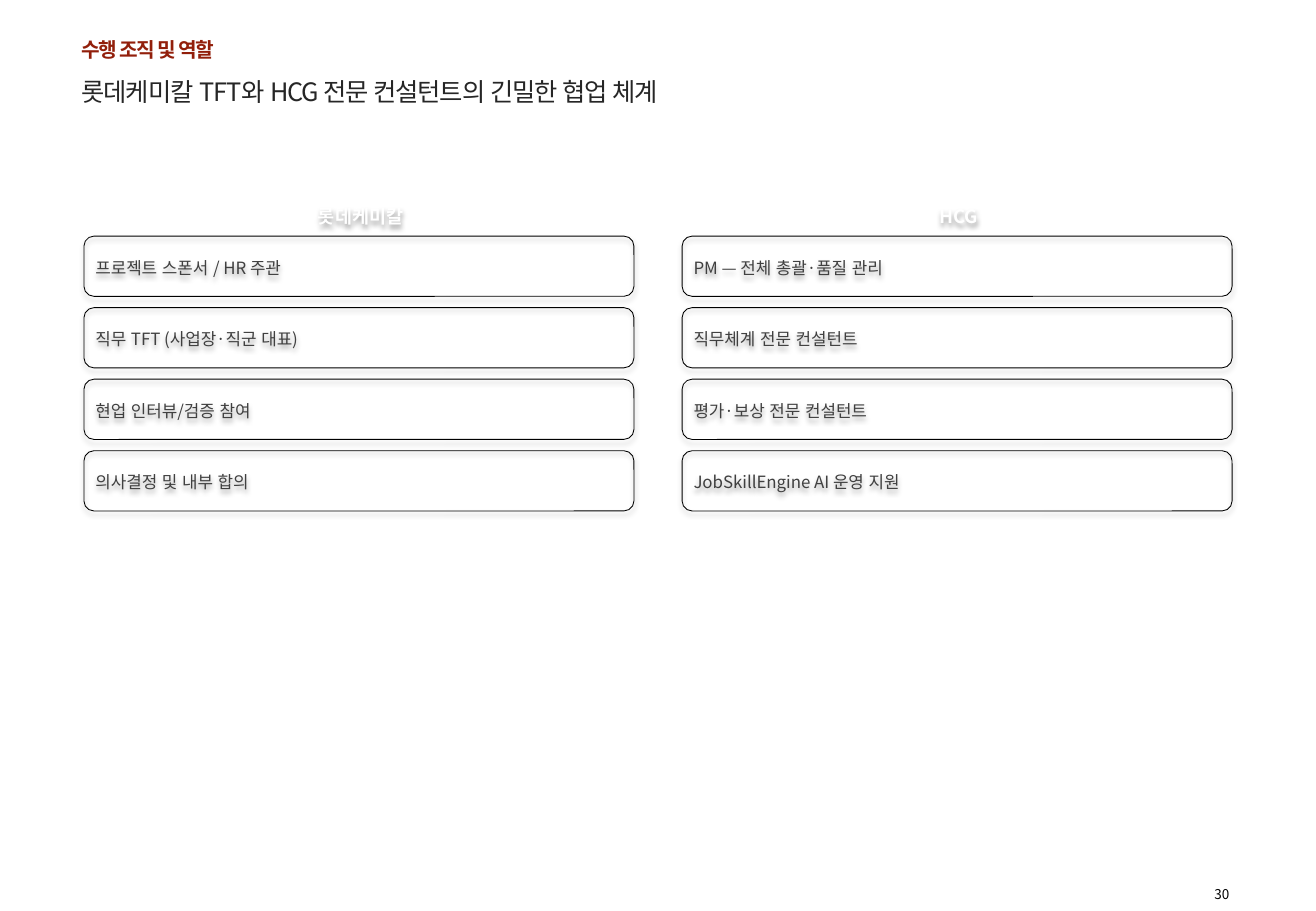
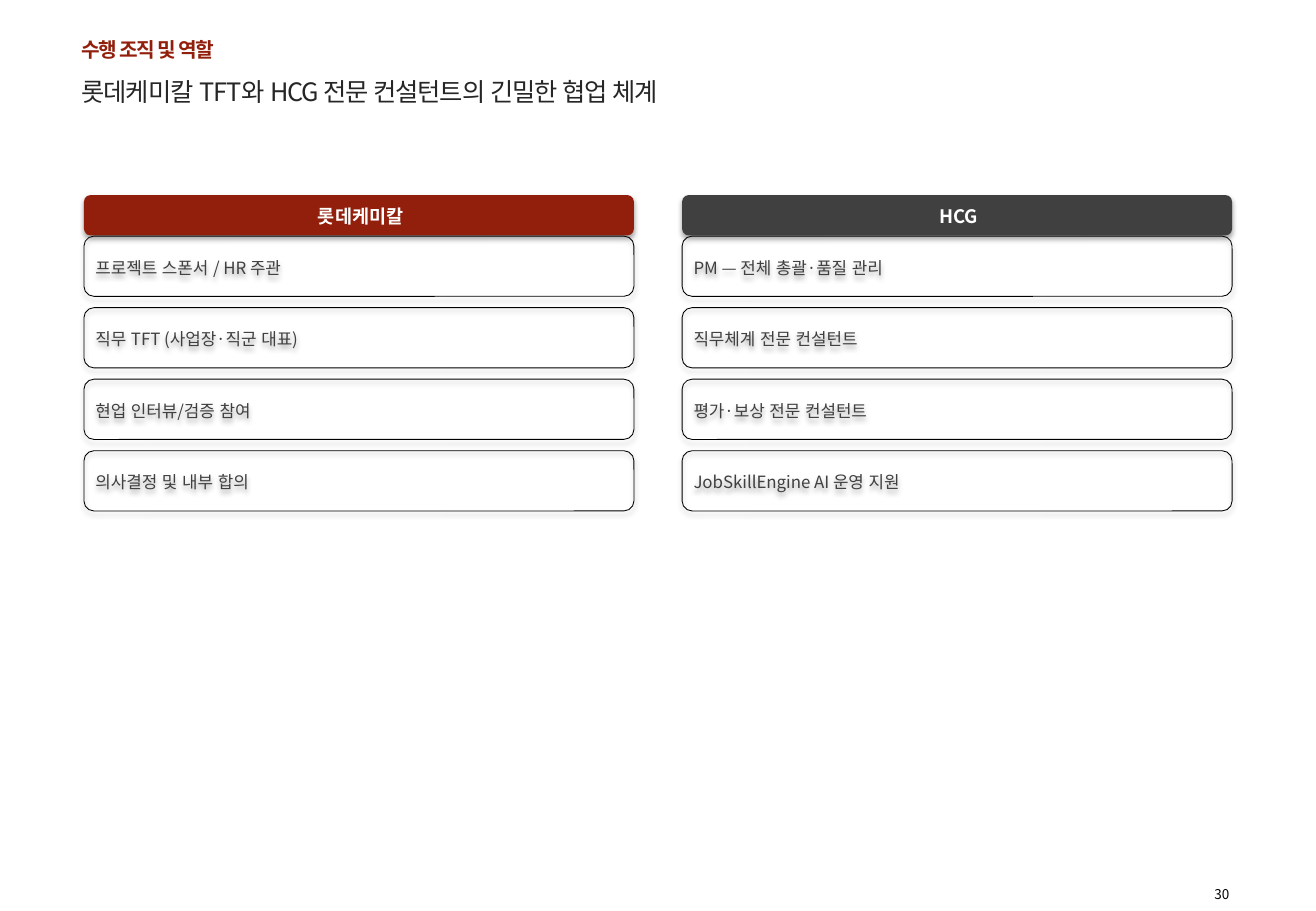
Before and after one commit to 0101-commits/ppt-skill, a slide deck: slide 31 of HCG_롯데케미칼_직무기반HR_제안서_Draft.pptx. Drawn at 1316x911 pixels with LibreOffice and Linux fonts; fonts in the diff are those of the drawing; background and template pictures are left out. Boxes give left, top, right and bottom in pixels: in the first picture for what was removed or moved away, otherwise in the second. Text is boxed around its words. In the diff, an @@ line names an element or a change of style, - is before the commit and + after.

Commit message:
feat: auto_ppt 고급 도식 헬퍼 8종 구현 + 롯데케미칼 Draft 재생성
- add_header_bar/label_tag/connector_badge/vs_badge/example_badge/insight_quote
- build_overview_3col/diff_matrix/pain_point_categorized/approach_vs
- add_item fill 버그 수정(no_border 시 fill 유실)
- lotte_chemical_ppt: Pain Point 카테고리·Approach VS·3col Overview·직군 매트릭스·보상 4P 적용

```diff
--- a/HCG_롯데케미칼_직무기반HR_제안서_Draft.pptx
+++ b/HCG_롯데케미칼_직무기반HR_제안서_Draft.pptx
@@ rounded rectangle "롯데케미칼" at (84, 196, 634, 236): fill none to #921F0B; shadow on @@
@@ rounded rectangle "HCG" at (683, 196, 1233, 236): fill none to #404040; shadow on @@
```
Also in this commit, not shown: 13 other slides changed, 2 slides added, 2 slides removed, 2 other files.
